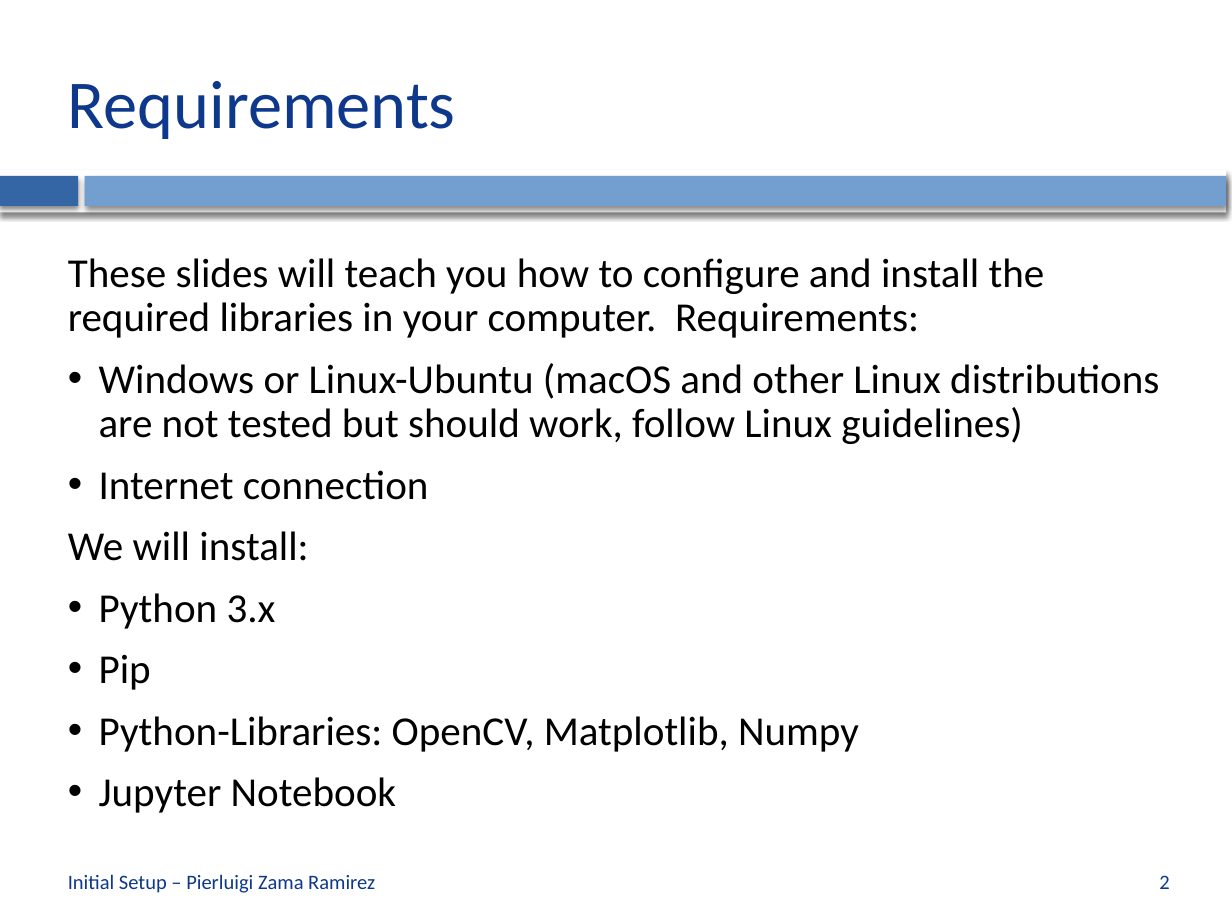
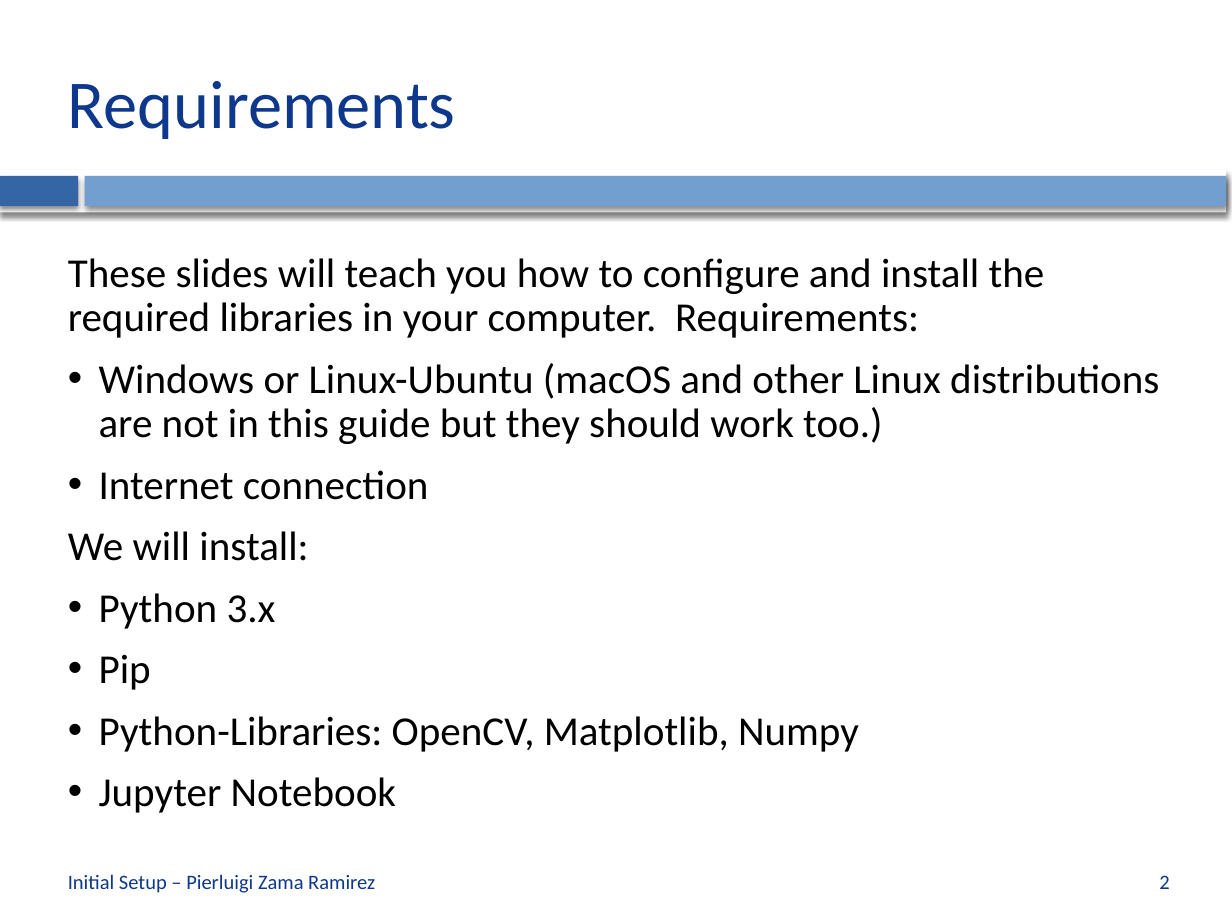
Before and after one commit to CVLAB-Unibo/ComputerVisionImageProcessing-LabSessions, a slide deck: slide 2 of LabSession0 - Initial Setup.pptx. Drawn at 1232x924 pixels with LibreOffice and Linux fonts; fonts in the diff are those of the drawing; background and template pictures are left out. Boxes give left, top, right and bottom in pixels: in the first picture for what was removed or moved away, otherwise in the second. Text is boxed around its words. In the diff, an @@ line names an element or a change of style, - is before the commit and + after.

```diff
--- a/LabSession0 - Initial Setup.pptx
+++ b/LabSession0 - Initial Setup.pptx
@@ text at (99, 363, 1159, 444): text changed @@
-• Windows or Linux-Ubuntu (macOS and other Linux distributions are not tested but should work, follow Linux guidelines)
+• Windows or Linux-Ubuntu (macOS and other Linux distributions are not in this guide but they should work too.)
```
Also in this commit, not shown: 6 other slides changed, 2 slides added, 2 other files.
